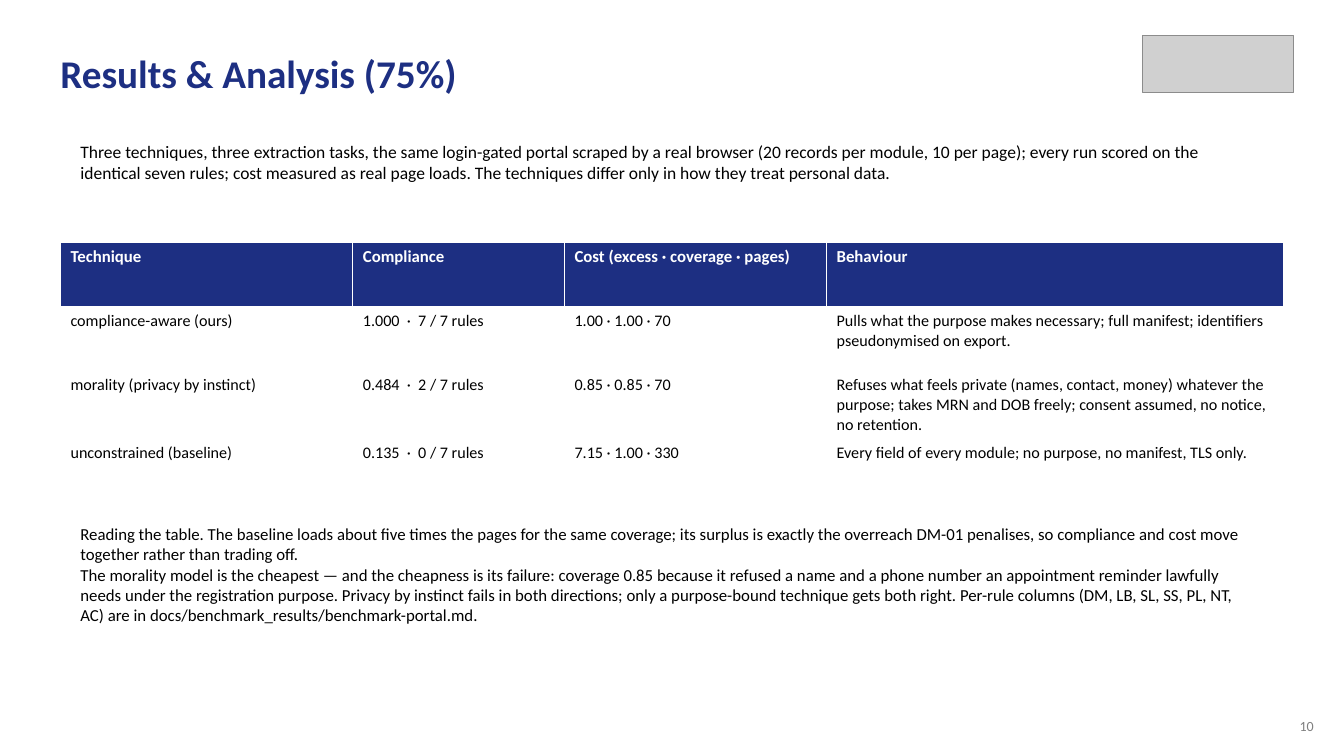
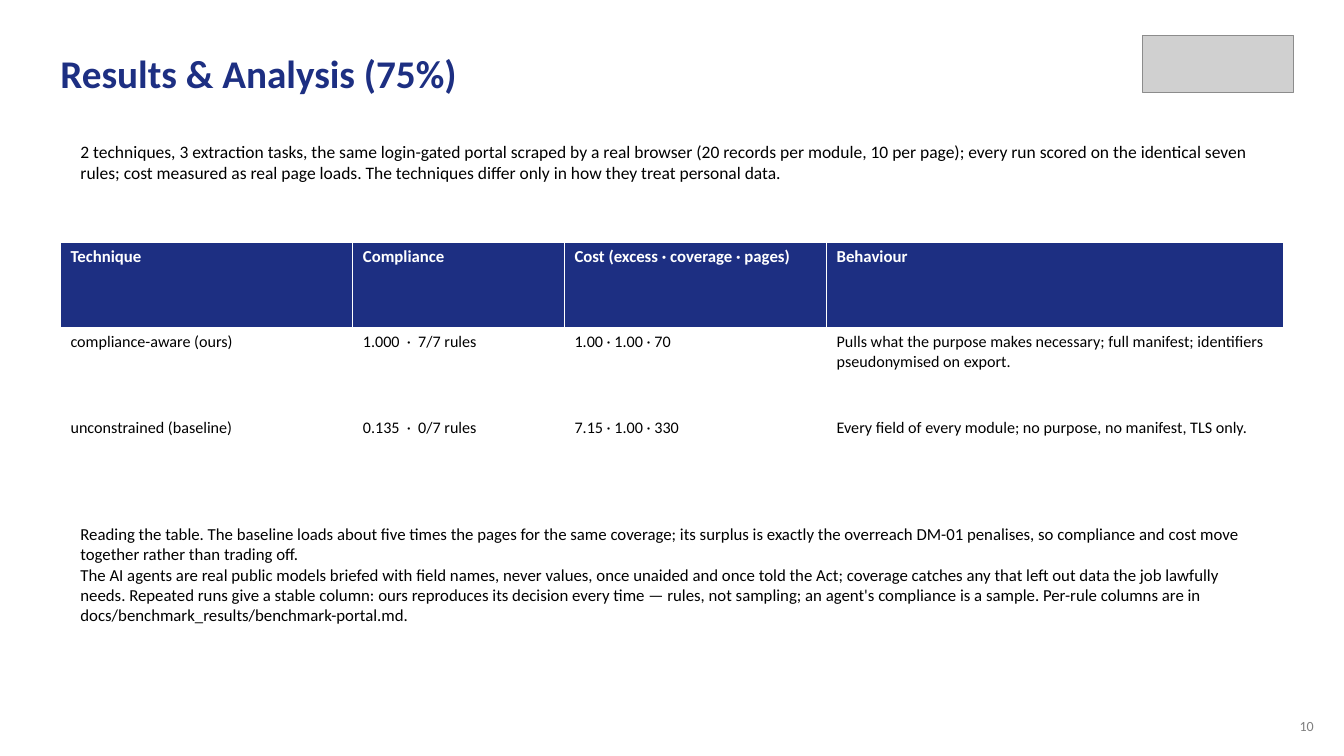
Before and after one commit to aysk1209/his-scraping-dpdp-project, a slide deck: slide 10 of Review-II.pptx. Drawn at 1344x756 pixels with LibreOffice and Linux fonts; fonts in the diff are those of the drawing; grey boxes stand for pictures. Boxes give left, top, right and bottom in pixels: in the first picture for what was removed or moved away, otherwise in the second. Text is boxed around its words. In the diff, an @@ line names an element or a change of style, - is before the commit and + after.

```diff
--- a/Review-II.pptx
+++ b/Review-II.pptx
@@ text at box(80, 145, 1246, 182): text changed @@
-Three techniques, three extraction tasks, the same login-gated portal scraped by a real browser (20 records per module, 10 per page); every run scored on the identical seven rules; cost measured as real page loads. The techniques differ only in how they treat personal data.
+2 techniques, 3 extraction tasks, the same login-gated portal scraped by a real browser (20 records per module, 10 per page); every run scored on the identical seven rules; cost measured as real page loads. The techniques differ only in how they treat personal data.
@@ table at box(60, 242, 1284, 499) @@
-row 2: compliance-aware (ours) | 1.000 · 7 / 7 rules | 1.00 · 1.00 · 70 | Pulls what the purpose makes necessary; full manifest; identifiers pseudonymised on export.
-row 3: morality (privacy by instinct) | 0.484 · 2 / 7 rules | 0.85 · 0.85 · 70 | Refuses what feels private (names, contact, money) whatever the purpose; takes MRN and DOB freely; consent assumed, no notice, no retention.
-row 4: unconstrained (baseline) | 0.135 · 0 / 7 rules | 7.15 · 1.00 · 330 | Every field of every module; no purpose, no manifest, TLS only.
+row 2: compliance-aware (ours) | 1.000 · 7/7 rules | 1.00 · 1.00 · 70 | Pulls what the purpose makes necessary; full manifest; identifiers pseudonymised on export.
+row 3: unconstrained (baseline) | 0.135 · 0/7 rules | 7.15 · 1.00 · 330 | Every field of every module; no purpose, no manifest, TLS only.
@@ text at box(80, 569, 1218, 624): text changed @@
-The morality model is the cheapest — and the cheapness is its failure: coverage 0.85 because it refused a name and a phone number an appointment reminder lawfully needs under the registration purpose. Privacy by instinct fails in both directions; only a purpose-bound technique gets both right. Per-rule columns (DM, LB, SL, SS, PL, NT, AC) are in docs/benchmark_results/benchmark-portal.md.
+The AI agents are real public models briefed with field names, never values, once unaided and once told the Act; coverage catches any that left out data the job lawfully needs. Repeated runs give a stable column: ours reproduces its decision every time — rules, not sampling; an agent's compliance is a sample. Per-rule columns are in docs/benchmark_results/benchmark-portal.md.
```
Also in this commit, not shown: 2 other slides changed, 13 other files.
